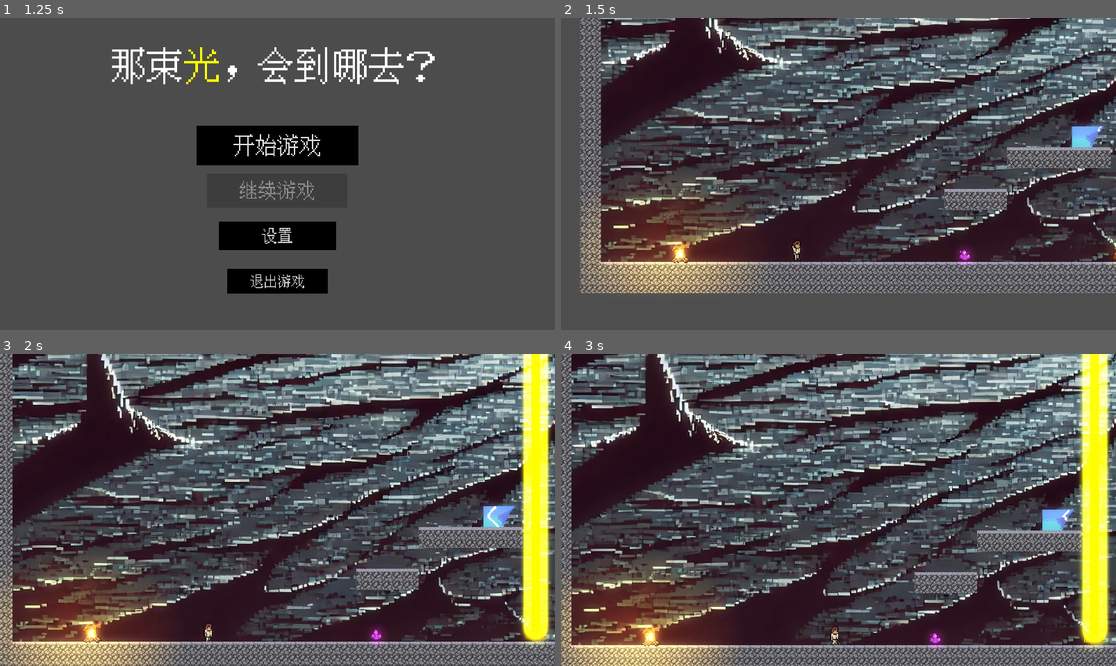
Above: before the commit, frames 1-4 (two rows, left to right).
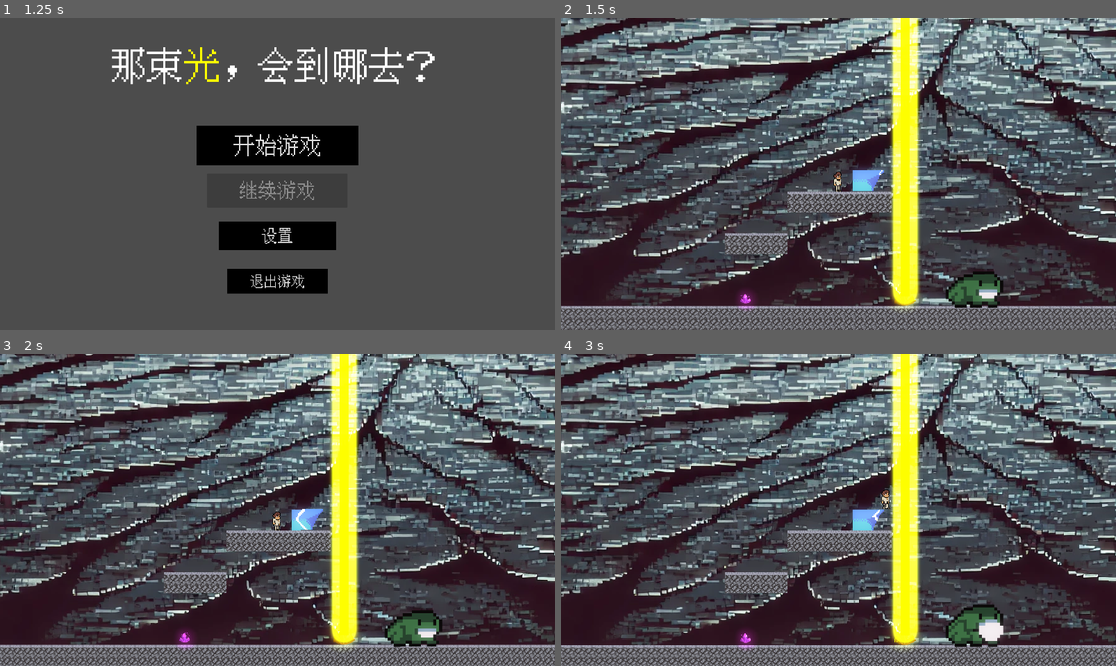
Above: after the commit, the same moments.

Repository: jingxin-anze/light-jump
Game: Godot game, scene res://Scenes/Ui/start_ui.tscn
The game is run twice, just before and just after one commit, with the same random seed, the same clock (stepped at 60 frames per second) and the same inputs. Sound files missing from this copy of the repository are replaced by a short silence.
Inputs (mouse positions are in pixels of both pictures, inside the frame that each line leads up to):
- Up to frame 1 (1.25 s): click "开始游戏" at 0.5 s
- Up to frame 2 (1.5 s): click "开始游戏" at 1.25 s
- Up to frame 3 (2 s): no input
- Up to frame 4 (3 s): move the mouse to (960, 494) at 2.02 s; hold D (move_right) from 2.03 s (still down); tap J (attack) at 2.1 s; click (960, 494) at 2.17 s; tap K (jump) at 2.27 s; move the mouse to (727, 525) at 2.77 s; tap Space (attack2) at 2.85 s

Frame 1 is identical in both runs. In frame 2, 76% of the frame differs, in the area x 0-100%, y 0-100%; in frame 3, 74%; in frame 4, 74%.

Commit message:
修复门bug

Diff:
--- a/Scenes/Level1/door_area.gd
+++ b/Scenes/Level1/door_area.gd
@@ -1,14 +1,15 @@
 extends Area2D
 
+@onready var static_body_2d: StaticBody2D = $StaticBody2D
 
 func _on_body_entered(body: Node2D) -> void:
-	if body.name=="LightBall":
+	if body is LightBall:
 		$"../../../Player/Camera2D".global_position=Vector2(2951,816)
 		await get_tree().create_timer(0.3).timeout
 		var an:AnimatedSprite2D=get_parent().get_node("AnimatedSprite2D")
 		an.animation_finished.connect(fade_away.bind(an))
 		an.play("Open")
-
+		static_body_2d.set_collision_layer_value(5,false)
 
 
 func fade_away(an):
--- a/Scenes/Level1/level_1.tscn
+++ b/Scenes/Level1/level_1.tscn
@@ -289,6 +289,9 @@
 [sub_resource type="RectangleShape2D" id="RectangleShape2D_x0ofx"]
 size = Vector2(22.6667, 70.75)
 
+[sub_resource type="RectangleShape2D" id="RectangleShape2D_wjrsg"]
+size = Vector2(20, 70)
+
 [sub_resource type="RectangleShape2D" id="RectangleShape2D_x1eod"]
 size = Vector2(49, 285)
 
@@ -353,7 +356,7 @@
 
 [node name="Player" parent="." instance=ExtResource("2_bnyn2")]
 visibility_layer = 2
-position = Vector2(501, 956)
+position = Vector2(1101, 714)
 scale = Vector2(2, 2)
 SPEED = 170.0
 jump_height = 120.0
@@ -432,6 +435,7 @@
 scale = Vector2(3, 4)
 
 [node name="DoorArea" type="Area2D" parent="Props/Door"]
+position = Vector2(-9.33333, 0.25)
 collision_layer = 16
 collision_mask = 48
 script = ExtResource("16_vd3vo")
@@ -441,6 +445,14 @@
 shape = SubResource("RectangleShape2D_x0ofx")
 debug_color = Color(0.755347, 0.417439, 0.494449, 0.42)
 
+[node name="StaticBody2D" type="StaticBody2D" parent="Props/Door/DoorArea"]
+position = Vector2(10, -1)
+collision_layer = 16
+
+[node name="CollisionShape2D" type="CollisionShape2D" parent="Props/Door/DoorArea/StaticBody2D"]
+position = Vector2(-1.33333, 0)
+shape = SubResource("RectangleShape2D_wjrsg")
+
 [node name="Mirror" parent="Props" instance=ExtResource("17_4iy42")]
 position = Vector2(1170, 706)
 
Not shown: 1 places in Scenes/Level1/level_1.tscn that only renumber resources
